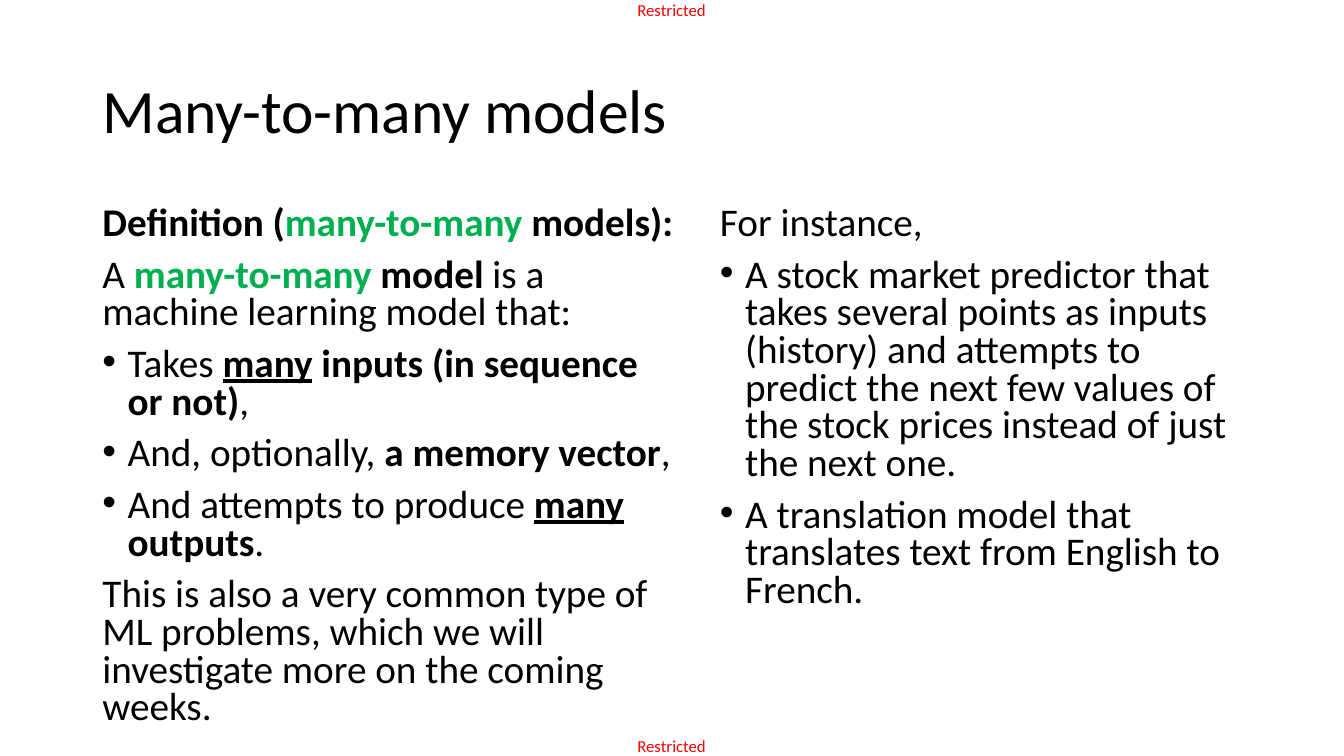
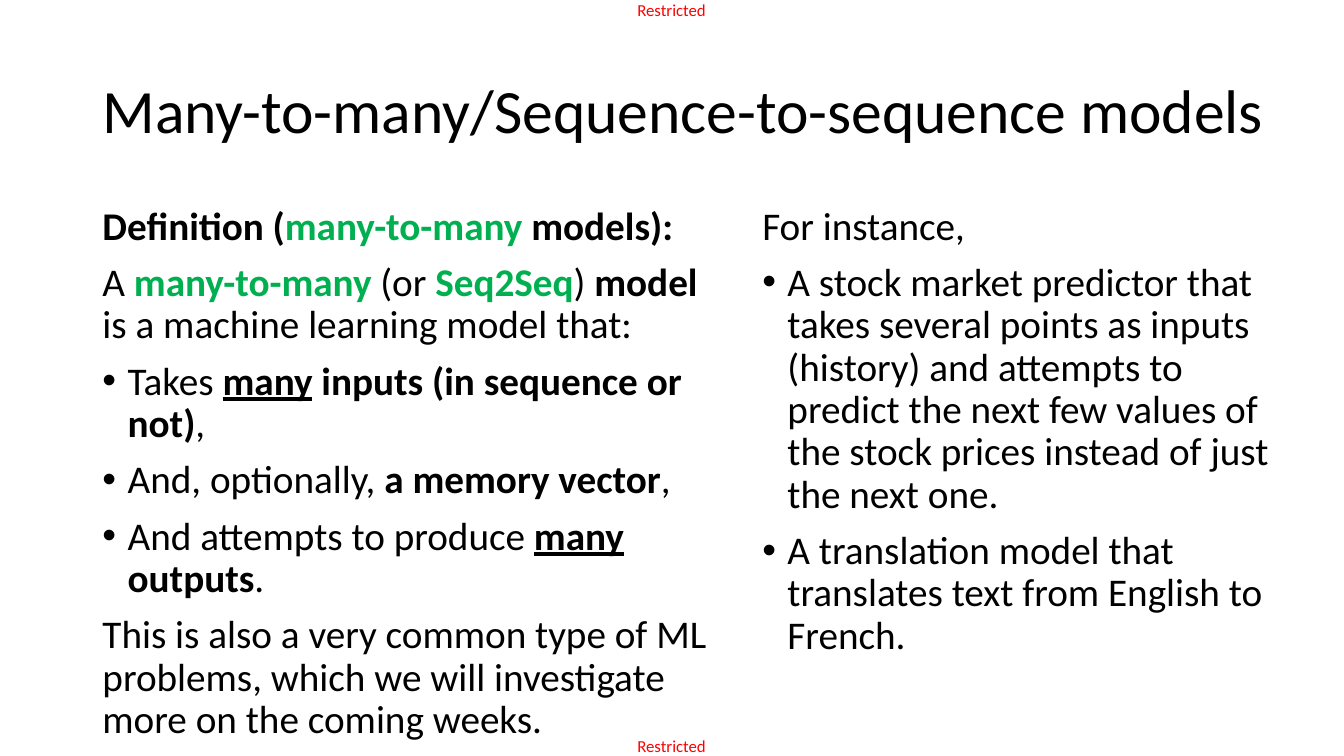
Before and after one commit to matthieudemari/SUTD_DL_50_039, a slide deck: slide 56 of W6/2. W6S2 final/W6S2.pptx (slide 57 before the commit). Drawn at 1344x756 pixels with LibreOffice and Linux fonts; fonts in the diff are those of the drawing. Boxes give left, top, right and bottom in pixels: in the first picture for what was removed or moved away, otherwise in the second. Text is boxed around its words. In the diff, an @@ line names an element or a change of style, - is before the commit and + after.

```diff
--- a/W6/2. W6S2 final/W6S2.pptx
+++ b/W6/2. W6S2 final/W6S2.pptx
@@ title at (x1=102, y1=90, x2=1263, y2=143): text changed @@
-Many-to-many models
+Many-to-many/Sequence-to-sequence models
@@ text "For instance," moved from (x1=720, y1=209, x2=1226, y2=604) to (x1=762, y1=213, x2=1269, y2=650) @@
@@ text "For instance," at (x1=762, y1=213, x2=1269, y2=650): line spacing 0.8 to 0.9 @@
@@ text at (x1=102, y1=211, x2=706, y2=740): line spacing 0.8 to 0.9 @@
@@ text at (x1=102, y1=267, x2=697, y2=345): text changed @@
-A many-to-many model is a machine learning model that:
+A many-to-many (or Seq2Seq) model is a machine learning model that:
```
Also in this commit, not shown: 15 other slides changed, 5 slides added, 7 slides removed, 11 other files.
